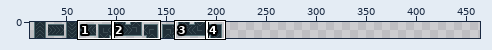
File history of a sprite sheet, assets/conveyor.png. Above: a wide view before the commit, with the close-up outlined.
Close-up. Before the edit:
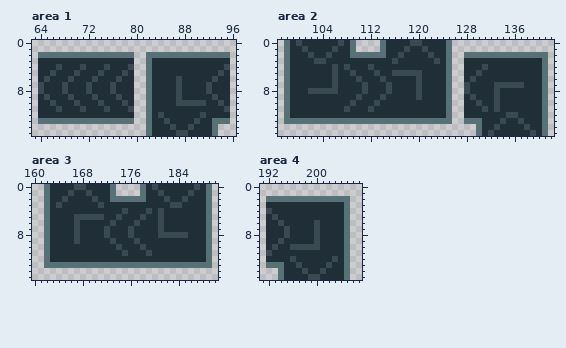
The file is 208x16 pixels. Shown: area 1: x 63..96, y 0..15; area 2: x 97..142, y 0..15; area 3: x 160..190, y 0..15; area 4: x 191..207, y 0..15. The old version is drawn lined up with the new one, on the new canvas. The wide view leaves out empty margins. The commit also changed other parts of the picture, which this record leaves out.
The result:
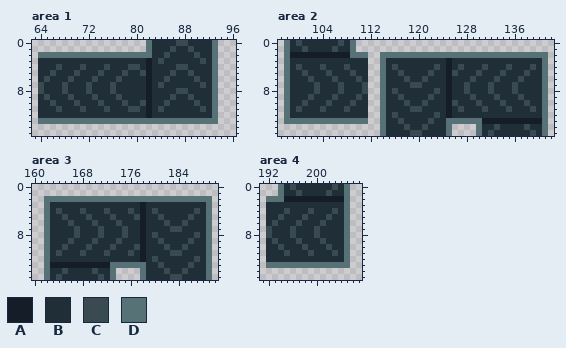
Palette (. is transparent): A #151d28  B #202e37  C #394a50  D #577277
The edit:
canvas 208x16 -> 464x16
Changed rows in their new state; - is an unchanged pixel.
Area 1:
first column x 80:
 0 --DBBBBCCBBBBD--
 1 --DBBBCBBCBBBD--
 2 DD-BBCBBBBCBB-..
 3 BBA-C------C-D..
 4 CBA----CC----D..
 5 BCA---C--C---D..
 6 BBA--C-B--C--D..
 7 BBA-C--B---CBD..
 8 BBA-----C---BD..
 9 BBA---CB-C---D..
10 BCA--C-BBB-B-D..
11 CBA-C------C-D..
12 BBA-B------B-D..
13 DD-DDDDDDDDDD-..
14 --............--
15 --............--
Area 2:
first column x 99:
 0 ---------------............---------------
 1 ---------------............---------------
 2 AAAAAAAAAA---..-DDDDDDDDDD-DD-------------
 3 ----BB-------..D-B------B-ABB-------------
 4 -C---C-B-----..D-C------C-ABC-------C---C-
 5 --C---CB-----..D-B-BBB-C--ACB------C---C--
 6 ---C---------..D---C-BC---ABB-----C---C---
 7 ----C--BC----..DB---C-----ABB----CBBB-B---
 8 ---B-BBBC----..DBC---B--C-ABB----CB--C----
 9 ---C---C-----..D--C--B-C--ABB---------C---
10 --C---C------..D---C--C---ACB-----BC---C--
11 -C---C-------..D----CC----ABC-----B-C---C-
12 -------------..D-C------C-ABB-------BB----
13 -------------..-BBCBBBBCBB-DD---AAAAAAAAAA
14 ---------------DBBBCBBCBBBD---------------
15 ---------------DBBBBCCBBBBD---------------
Area 3:
first column x 162:
 0 ............----............
 1 ............----............
 2 -DDDDDDDDDD------DDDDDDDDDD-
 3 --B------B------A----BB-----
 4 --C---C---C--BC-ABCB-----C--
 5 ---C-BB-BB-CB--CA-------C---
 6 ----CB--C--BC--BA--BC--C----
 7 ---------CB--CB-A--B-CC-----
 8 ---------CB--CB-A-CBBBBB-C--
 9 ----CB--C--BC--BA--C----C---
10 ---C---C---CB--CA---C--C----
11 --C---C---C--BC-AB---CC-----
12 ----------------A-C------C--
13 -AAAAAAAAAA------BBCBBBBCBB-
14 DBBCBBBBCBBD----DBBBCBBCBBBD
15 DBCBBBBBBCBD----DBBBBCCBBBBD
Area 4:
first column x 192:
 0 --DBCBBBBBBCBD
 1 --DBBCBBBBCBBD
 2 ---AAAAAAAAAA-
 4 B--C---C---C--
 5 -BC---C---C---
 6 -CB--C--BC----
 7 C--BC---------
 8 C--BC---------
 9 -CB--C--BC----
10 -BC-BB-BB-C---
11 B--C---C---C--
12 ----B------B--
13 ---DDDDDDDDDD-
14 --............
15 --............
Pixel boxes of the changes (left, top, right, bottom) in both close-ups:
changed: (134, 40, 230, 136)
changed: (368, 40, 542, 136)
changed: (290, 52, 350, 112)
changed: (44, 184, 212, 280)
changed: (266, 184, 350, 280)
